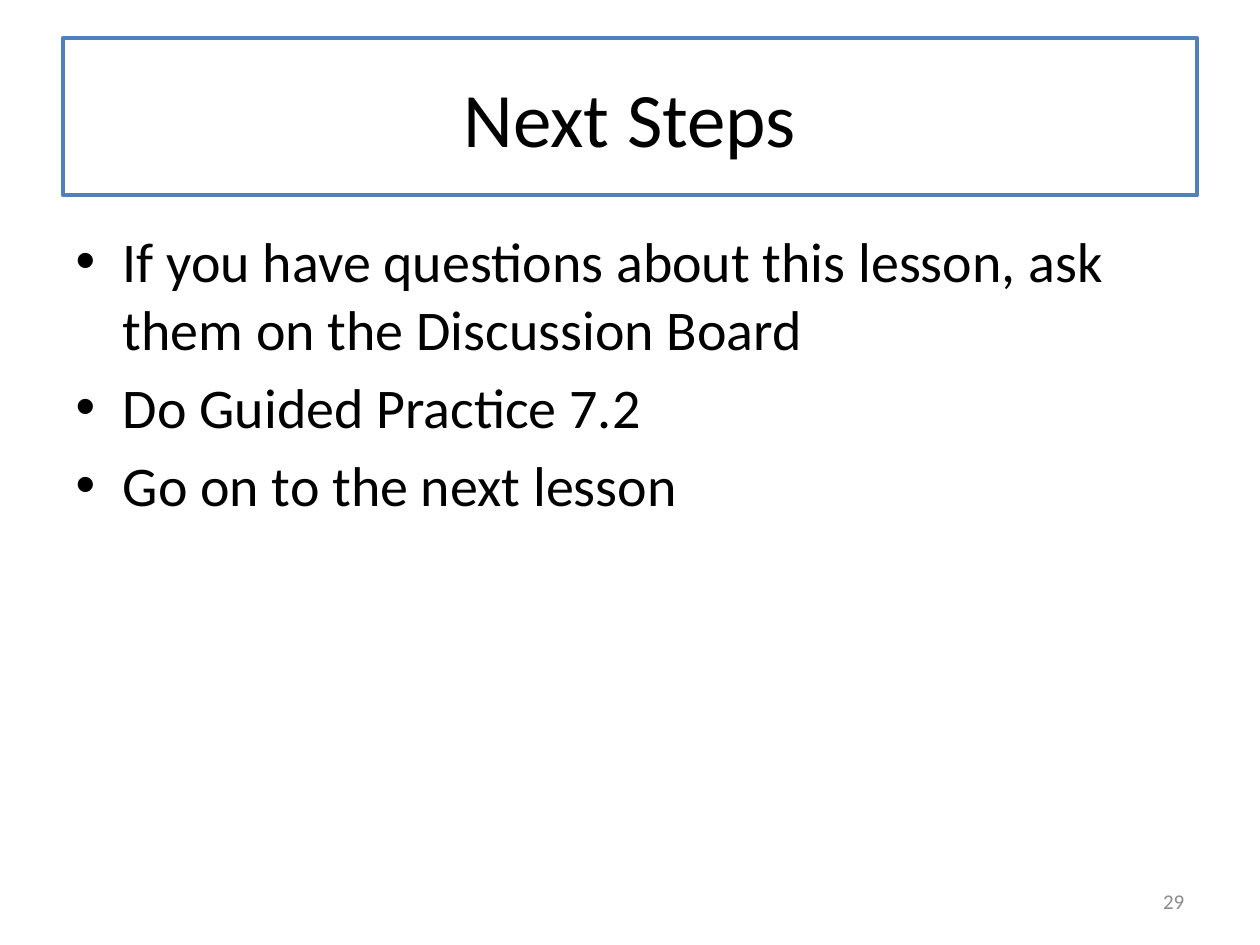
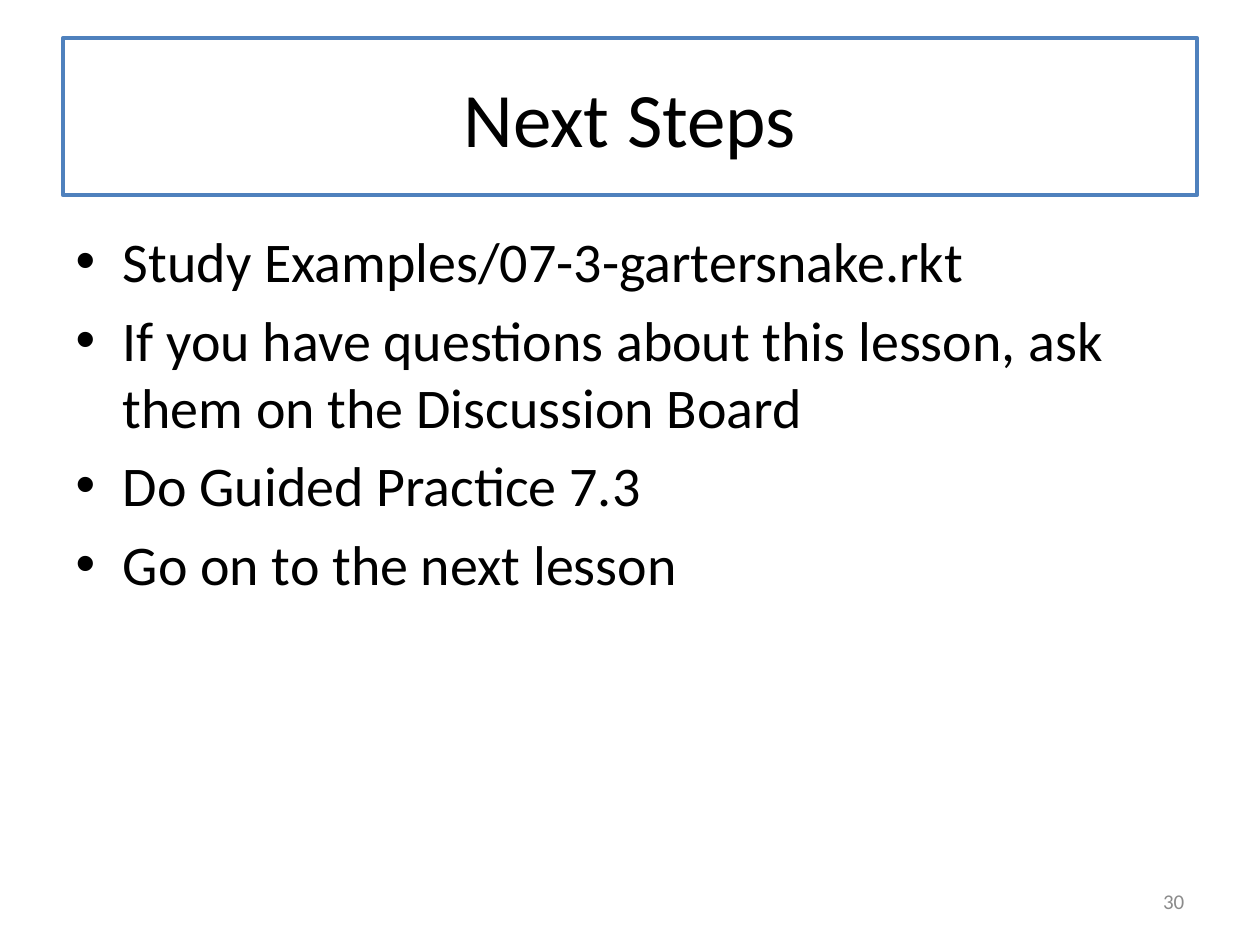
Before and after one commit to mwand/cs5010f16, a slide deck: slide 30 of Slides/Lesson 7.4 Case Study-- Undefined Variables.pptx (slide 29 before the commit). Drawn at 1260x945 pixels with LibreOffice and Linux fonts; fonts in the diff are those of the drawing. Boxes give left, top, right and bottom in pixels: in the first picture for what was removed or moved away, otherwise in the second. Text is boxed around its words. In the diff, an @@ line names an element or a change of style, - is before the commit and + after.

Commit message:
finished M07 GarterSnake example

```diff
--- a/Slides/Lesson 7.4 Case Study-- Undefined Variables.pptx
+++ b/Slides/Lesson 7.4 Case Study-- Undefined Variables.pptx
@@ text at (x1=123, y1=243, x2=963, y2=292): paragraph added @@
+• Study Examples/07-3-gartersnake.rkt
@@ text at (x1=123, y1=467, x2=641, y2=507): text changed @@
-• Do Guided Practice 7.2
+• Do Guided Practice 7.3
@@ page number at (x1=1163, y1=895, x2=1184, y2=909): text changed @@
-29
+30
```
Also in this commit, not shown: 7 other slides changed, 10 slides added, 9 slides removed, 7 other files.
